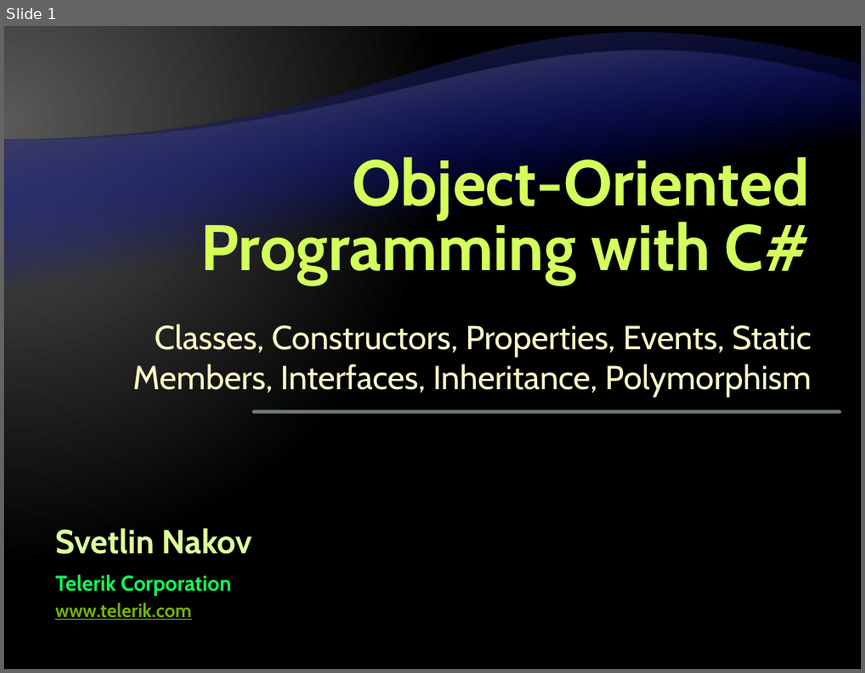
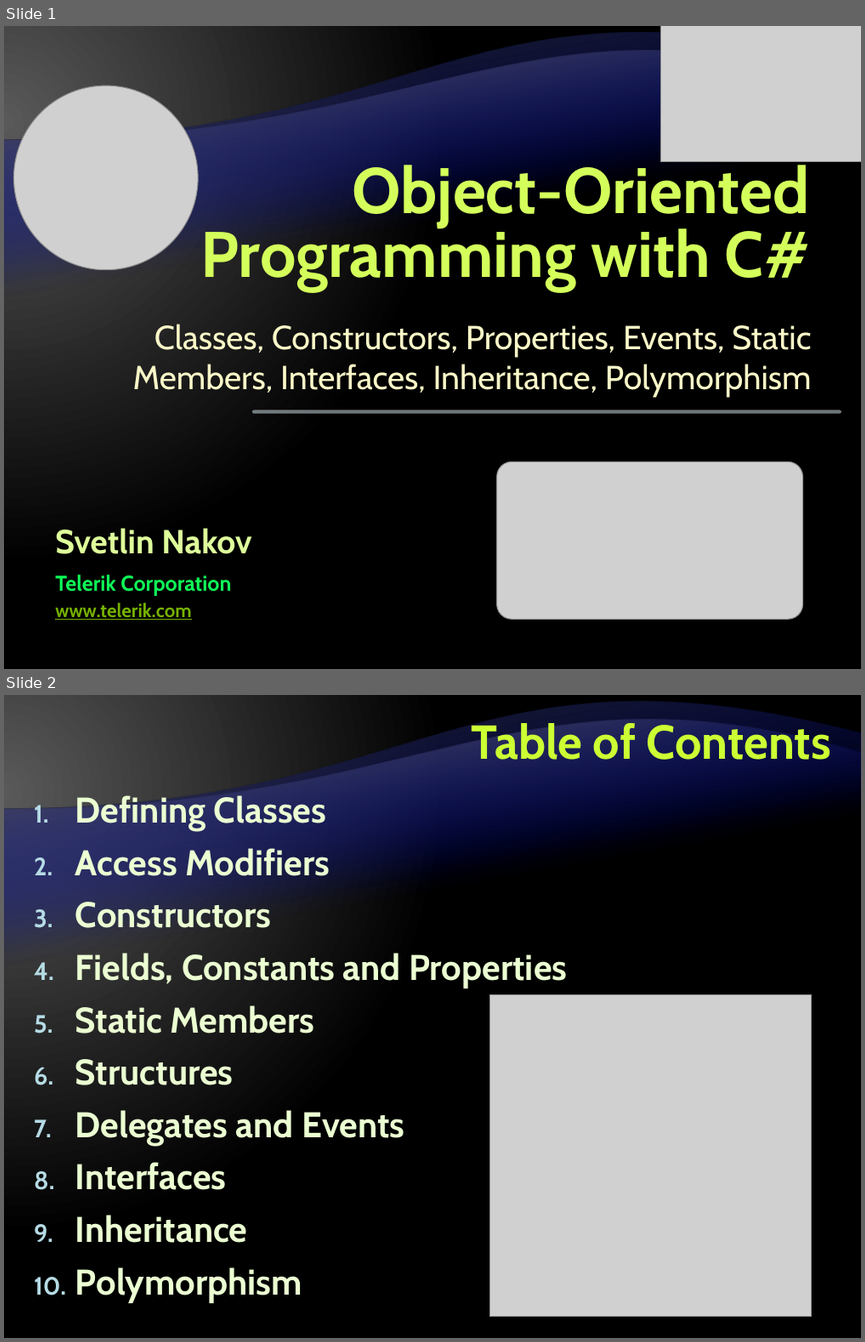
Before and after one commit to Graveheart/aspnetcourse, a slide deck: lectures/4. Object-Oriented Programming with C#.pptx. Shown one above the other, each under a label of ours: slide 1 before the commit, slides 1 and 2 after it. The pictures are 865x673 and 865x1342 pixels, drawn with LibreOffice and Linux fonts; fonts in the diff are those of the drawing; grey boxes stand for pictures; background and template pictures are left out. Boxes give left, top, right and bottom in pixels: in the first picture for what was removed or moved away, otherwise in the second. Text is boxed around its words. In the diff, an @@ line names an element or a change of style, - is before the commit and + after.

```diff
--- a/lectures/4. Object-Oriented Programming with C#.pptx
+++ b/lectures/4. Object-Oriented Programming with C#.pptx
@@ slide 2 added at (4,695,861,1338), background gradient #595959 to #000000; not listed: 2 template elements that a slide beside it also shows @@
@@ title added at (471,719,831,760), 40 pt, text #CCFF33, bold @@
+Table of Contents
@@ text added at (75,793,567,1303), 30 pt, text #EBFFD2, bold @@
+1. Defining Classes
+2. Access Modifiers
+3. Constructors
+4. Fields, Constants and Properties
+5. Static Members
+6. Structures
+7. Delegates and Events
+8. Interfaces
+9. Inheritance
+10. Polymorphism
@@ picture added at (490,995,812,1316) @@
@@ slide 1 changed as well @@
@@ picture added at (660,26,861,161) @@
@@ picture added at (4,76,207,280) @@
@@ title "Object-Oriented Programming with C#": place and size @@
-title "Object-Oriented Programming with C#" at (201,152,810,284)
+title "Object-Oriented Programming with C#" at (201,159,810,291)
@@ picture added at (497,461,802,618) @@
```
Also in this commit, not shown: 86 other slides added, 2 slides removed, 1 other file.
